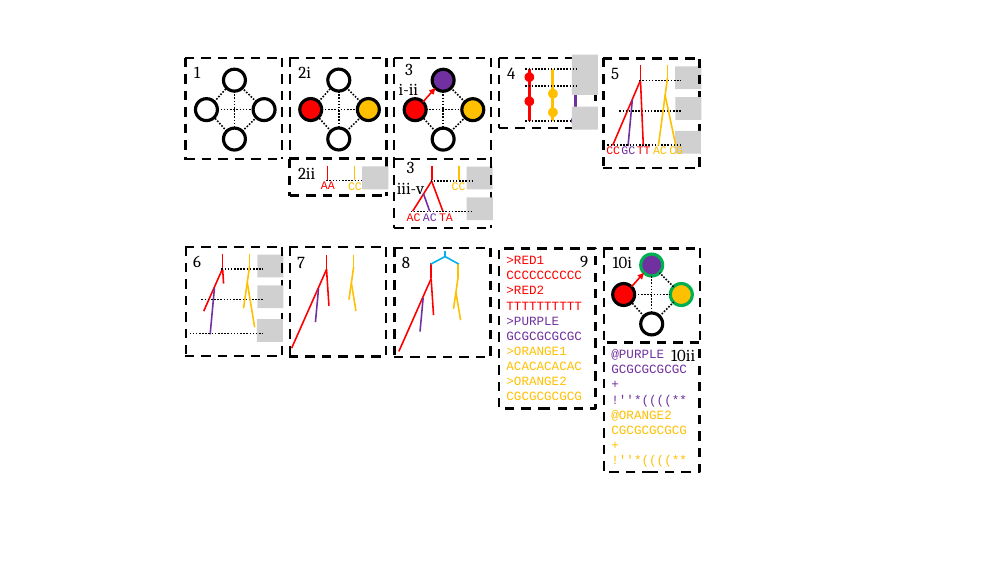
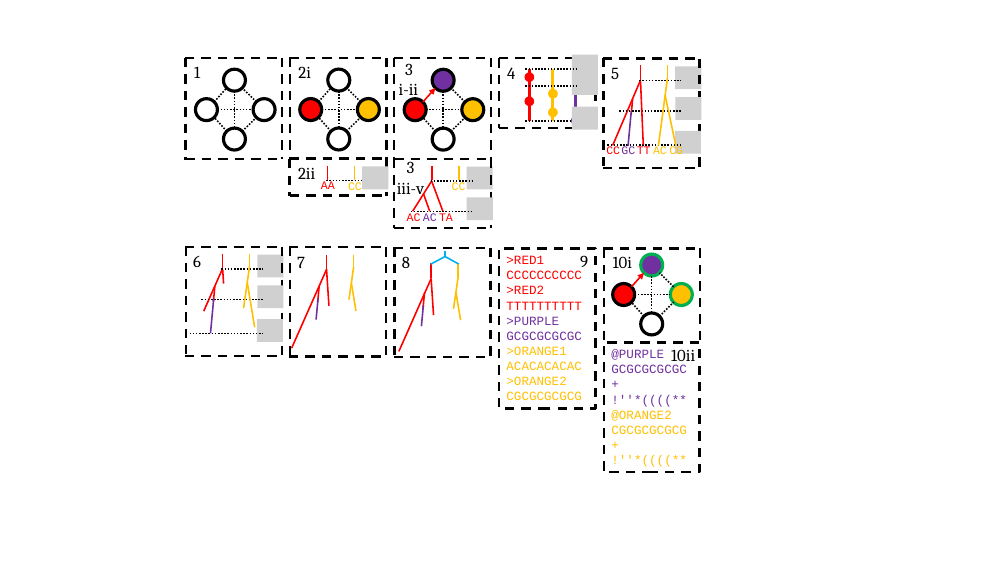
Before and after one commit to niemasd/FAVITES, a slide deck: slide 1 of figures/figures.pptx. Drawn at 1008x567 pixels with LibreOffice and Linux fonts; fonts in the diff are those of the drawing; grey boxes stand for pictures; background and template pictures are left out. Boxes give left, top, right and bottom in pixels: in the first picture for what was removed or moved away, otherwise in the second. Text is boxed around its words. In the diff, an @@ line names an element or a change of style, - is before the commit and + after.

```diff
--- a/figures/figures.pptx
+++ b/figures/figures.pptx
@@ line moved from (632, 100) - (628, 146) to (631, 111) - (628, 146) @@
@@ line added from (633, 99) to (631, 115), #FF0000 1.5 pt @@
@@ line (423, 194) - (430, 211): stroke #7030A0 1.5 pt to #FF0000 1.5 pt @@
@@ line moved from (215, 288) - (210, 334) to (214, 299) - (210, 333) @@
@@ line added from (215, 287) to (213, 302), #FF0000 1.5 pt @@
@@ line moved from (318, 289) - (315, 322) to (318, 299) - (316, 320) @@
@@ line added from (319, 287) to (318, 302), #FF0000 1.5 pt @@
@@ line added from (425, 293) to (423, 309), #FF0000 1.5 pt @@
@@ line moved from (423, 298) - (420, 332) to (423, 305) - (421, 327) @@
```
Also in this commit, not shown: 1 other slide changed.
